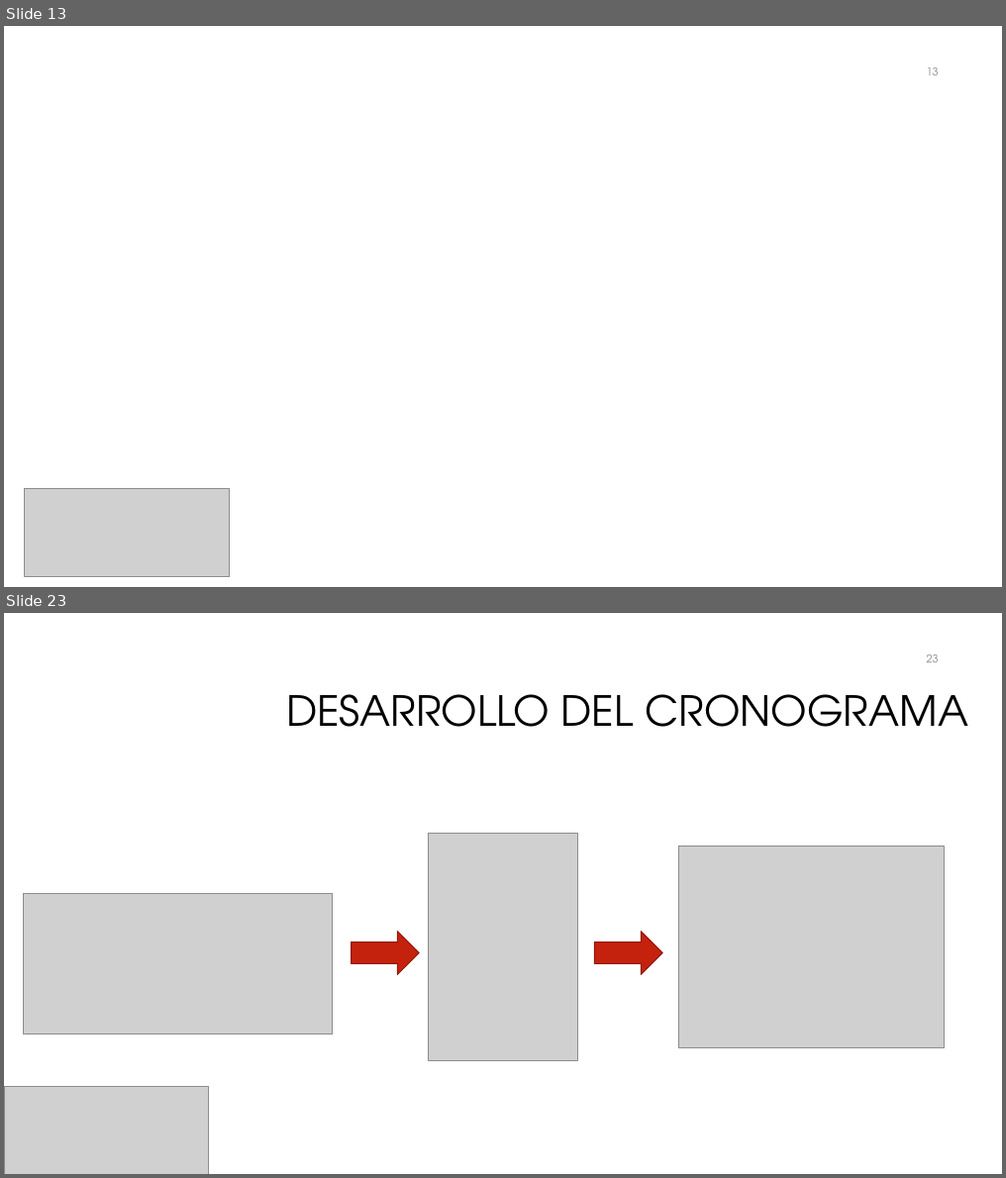
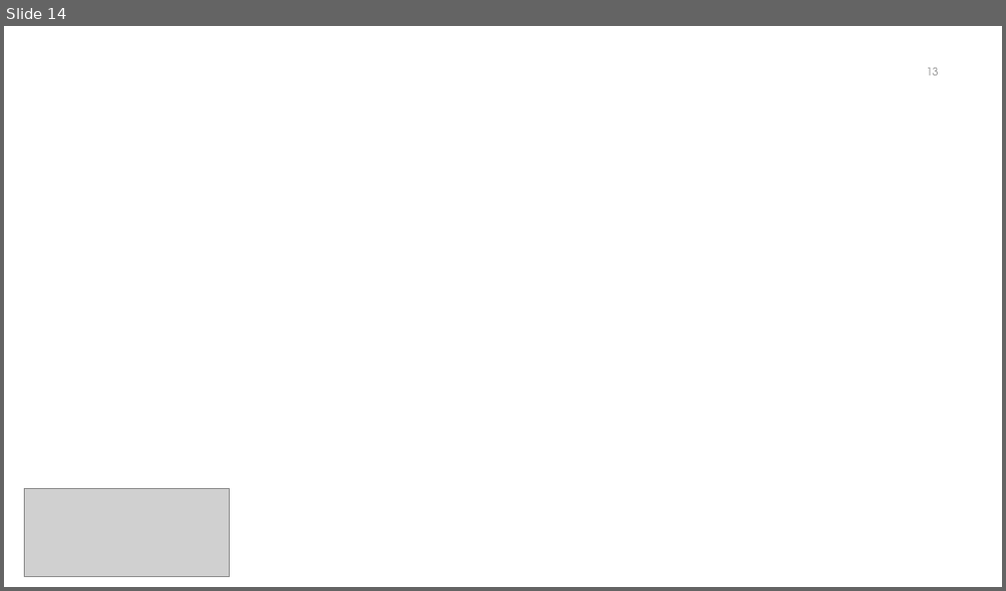
Before and after one commit to galledohm/Gestion_Proyectos, a slide deck: Documentos_generados/3. Gestion de Calidad y RRHH/Presentación3.pptx. Shown one above the other, each under a label of ours: slides 13 and 23 before the commit, slide 14 after it; the slides between them are not shown. The pictures are 1006x1178 and 1006x591 pixels, drawn with LibreOffice and Linux fonts; fonts in the diff are those of the drawing; grey boxes stand for pictures; background and template pictures are left out. Boxes give left, top, right and bottom in pixels: in the first picture for what was removed or moved away, otherwise in the second. Text is boxed around its words. In the diff, an @@ line names an element or a change of style, - is before the commit and + after.

```diff
--- a/Documentos_generados/3. Gestion de Calidad y RRHH/Presentación3.pptx
+++ b/Documentos_generados/3. Gestion de Calidad y RRHH/Presentación3.pptx
@@ slide 23 removed at [4,613,1002,1174], background #FFFFFF @@
@@ page number removed at [927,655,939,663] @@
-23
@@ title removed at [286,694,968,727] @@
-DESARROLLO DEL CRONOGRAMA
@@ picture removed at [428,833,578,1060] @@
@@ picture removed at [679,846,944,1048] @@
@@ picture removed at [24,894,333,1035] @@
@@ right arrow removed at [351,932,420,975] @@
@@ right arrow removed at [595,932,662,975] @@
@@ picture removed at [4,1087,209,1174] @@
@@ what was slide 13 is now slide 14 @@
```
Also in this commit, not shown: 9 slides changed, 2 slides added, 23 other slides removed, 1 other file.
